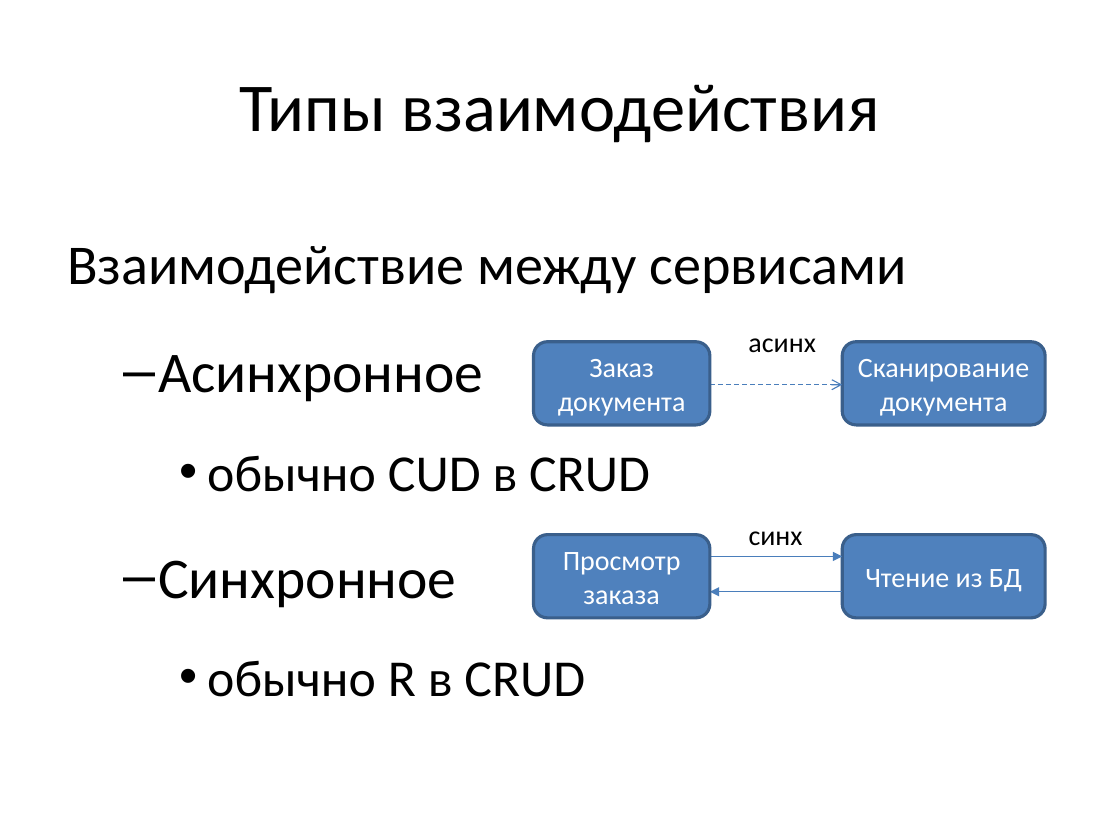
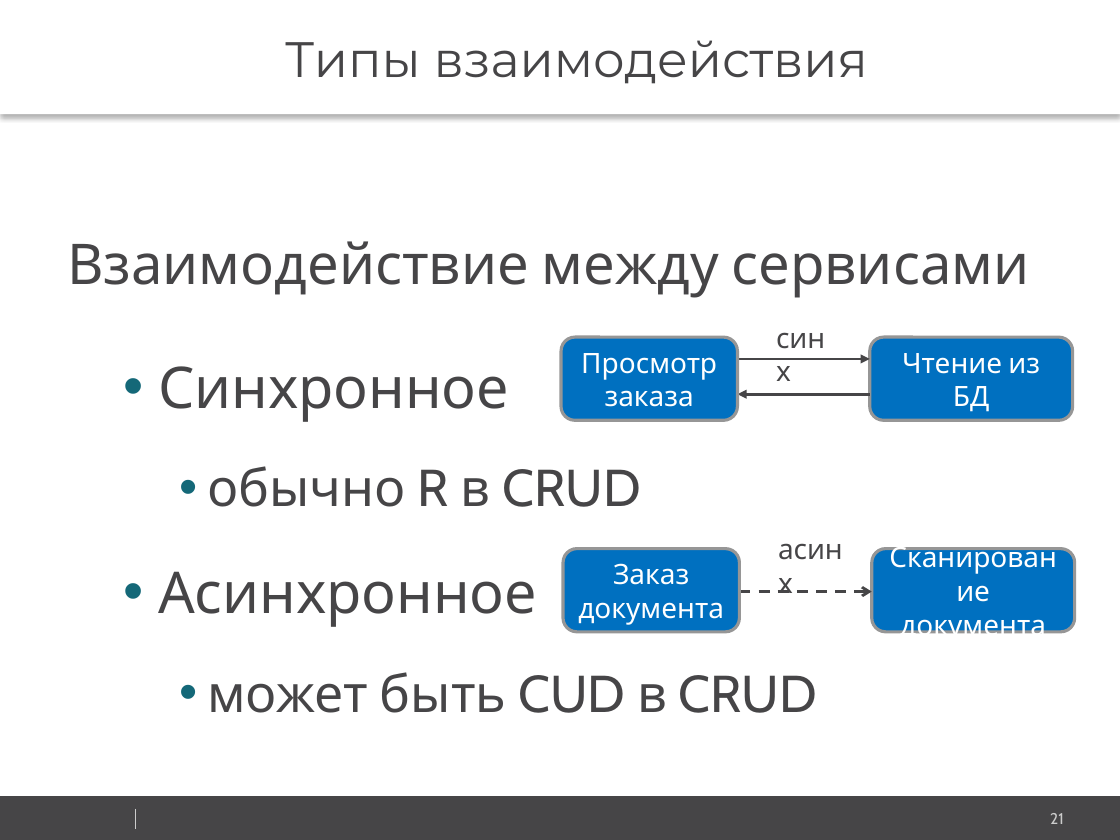
Before and after one commit to vitali-kviatkouski/personal, a slide deck: slide 21 of Microservices.pptx (slide 20 before the commit). Drawn at 1120x840 pixels with LibreOffice and Linux fonts; fonts in the diff are those of the drawing; background and template pictures are left out. Boxes give left, top, right and bottom in pixels: in the first picture for what was removed or moved away, otherwise in the second. Text is boxed around its words. In the diff, an @@ line names an element or a change of style, - is before the commit and + after.

```diff
--- a/Microservices.pptx
+++ b/Microservices.pptx
@@ text "Типы взаимодействия": place and size @@
-text "Типы взаимодействия" at <box>240,84,880,143</box>
+text "Типы взаимодействия" at <box>0,0,1120,114</box>
@@ text "Типы взаимодействия" at <box>0,0,1120,114</box>: size 44 to 32 pt, font Calibri to Montserrat, text colour #000000 to #464547; more space between paragraphs; fill none to #FFFFFF; shadow on @@
@@ text at <box>67,241,1029,507</box>: font Calibri to Cabin, text colour #000000 to #464547 in "Взаимодействие между сервисами", "Синхронное", "обычно R в CRUD"; more space between paragraphs; bullet – to • @@
@@ text "синх" at <box>765,315,842,360</box>: font Calibri to Cabin, text colour #000000 to #464547 @@
@@ text "синх": place and size @@
-text "синх" at <box>749,531,803,545</box>
+text "синх" at <box>765,315,842,360</box>
@@ text at <box>158,355,650,492</box>: paragraphs removed @@
-  – Асинхронное
-    • обычно CUD в CRUD
@@ font Calibri to Cabin; fill #4F81BD to #0070C0; outline #3A5F8C 2 pt to #979797 2 pt in 4 elements at <box>871,549,1074,632</box>, <box>563,549,739,632</box>, <box>870,337,1073,420</box>, <box>561,337,737,420</box> @@
@@ rounded rectangle "Просмотр заказа": place and size @@
-rounded rectangle "Просмотр заказа" at <box>533,534,709,617</box>
+rounded rectangle "Просмотр заказа" at <box>561,337,737,420</box>
@@ arrow added from (737, 358) to (870, 358), #464547 1.75 pt @@
@@ rounded rectangle "Чтение из БД": place and size @@
-rounded rectangle "Чтение из БД" at <box>842,534,1045,617</box>
+rounded rectangle "Чтение из БД" at <box>870,337,1073,420</box>
@@ arrow moved from (710, 385) - (842, 385) to (737, 394) - (870, 394) @@
@@ arrow (737, 394) - (870, 394): stroke #4B7EBC 0.75 pt dashed to #464547 1.75 pt; arrowheads changed @@
@@ text "асинх" at <box>767,526,858,571</box>: font Calibri to Cabin, text colour #000000 to #464547 @@
@@ 2 rounded rectangles, 1 text: place and size @@
-2 rounded rectangles, 1 text at <box>533,338,1045,424</box>
+2 rounded rectangles, 1 text at <box>563,526,1074,632</box>
@@ arrow removed from (710, 557) to (842, 557) @@
@@ text at <box>158,571,817,713</box>: paragraphs added @@
+  • Асинхронное
+    • может быть CUD в CRUD
@@ arrow moved from (710, 591) - (842, 591) to (739, 591) - (871, 591) @@
@@ arrow (739, 591) - (871, 591): stroke #4B7EBC 0.75 pt to #464547 1.75 pt dashed; arrowheads changed @@
@@ rectangle added at <box>0,796,1120,840</box>, fill #464547 @@
@@ line added from (136, 809) to (136, 829), #CCCCCC 0.25 pt @@
@@ page number added at <box>1050,813,1064,824</box>, 10 pt, text #CCCCCC @@
+21
```
Also in this commit, not shown: 21 other slides changed, 20 slides added, 3 slides removed, 3 other files.
